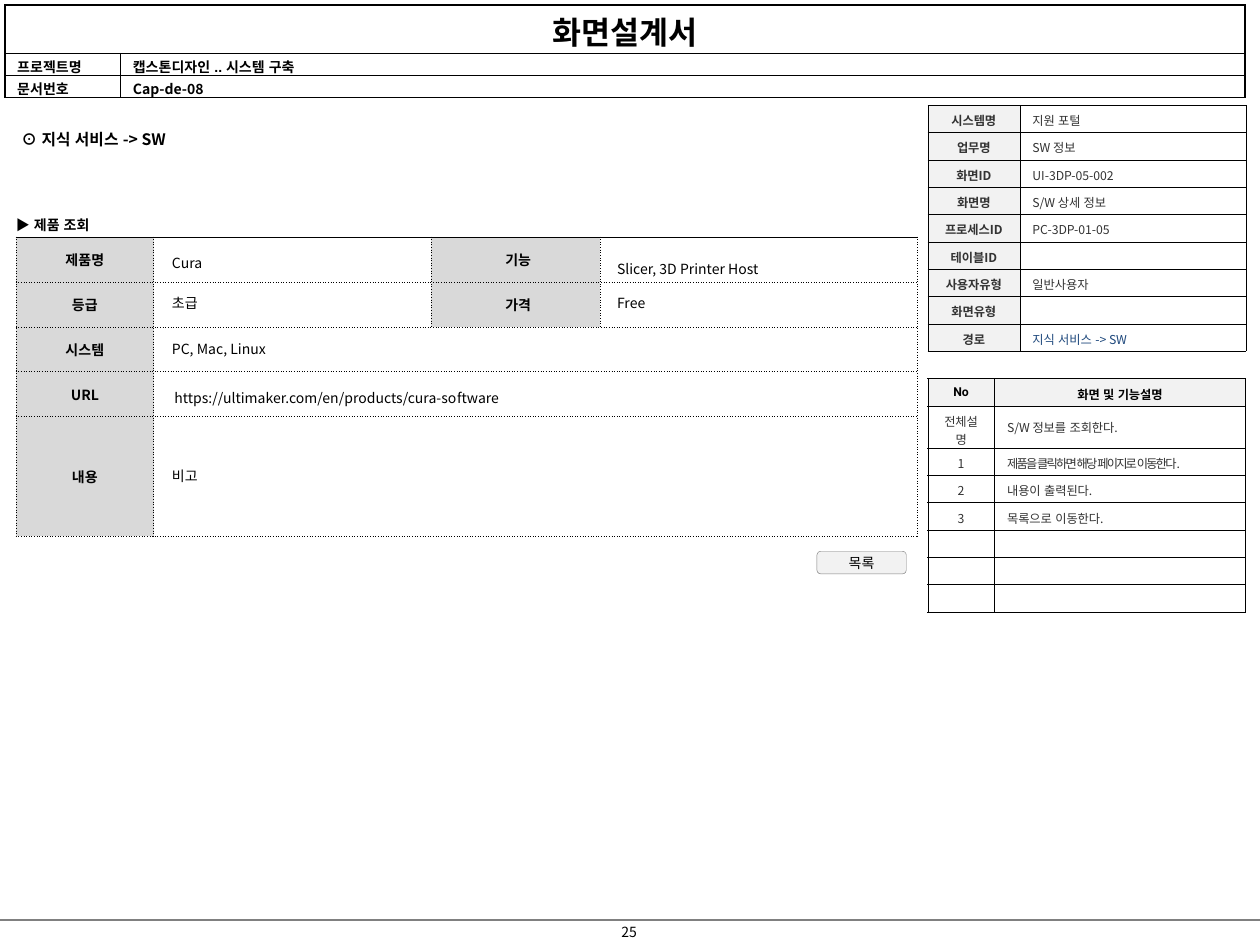
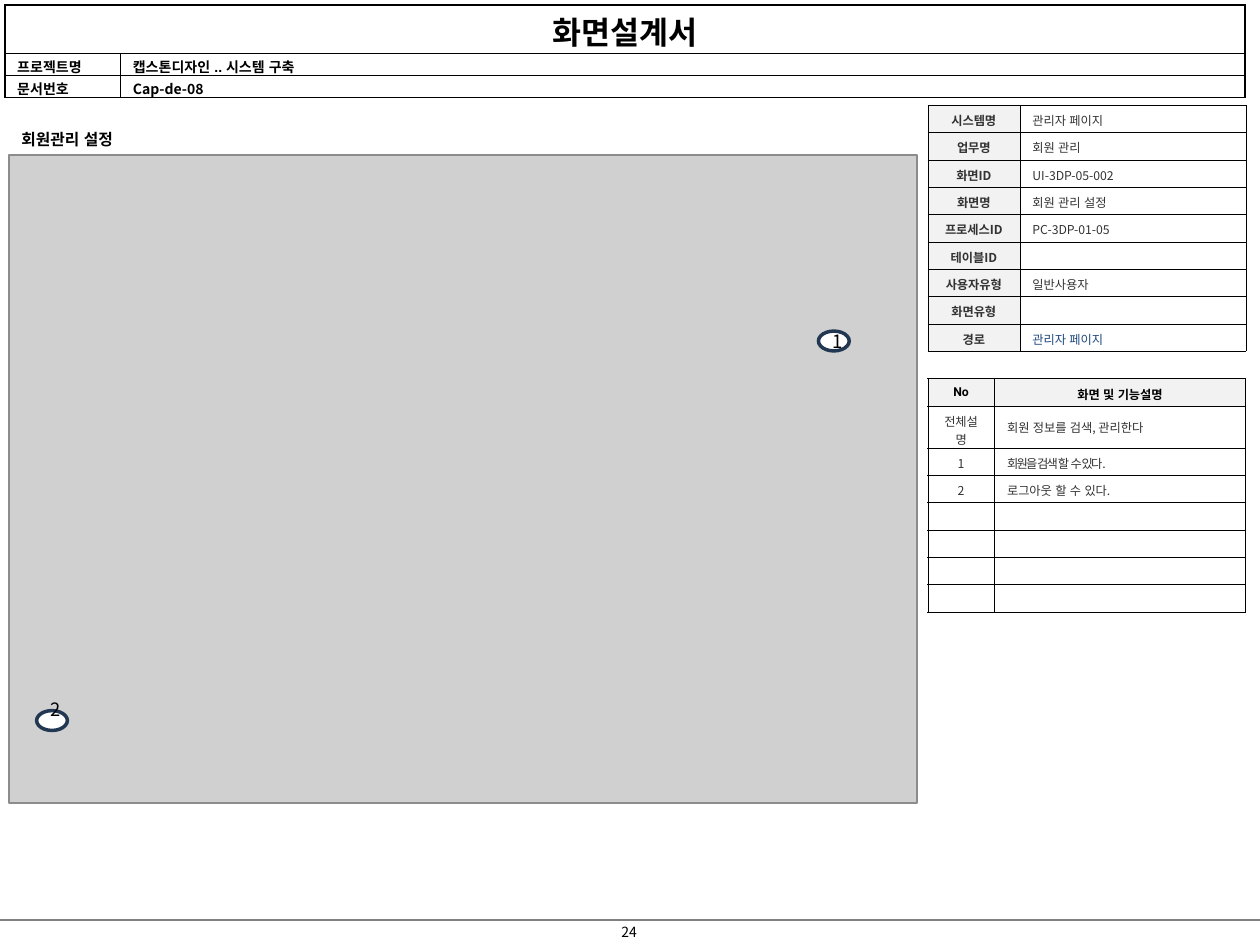
Before and after one commit to jiyong706/debug, a slide deck: slide 24 of debug 산출물/화면 설계서/2024_05_22화면설계서-V0.1.2.pptx (slide 25 before the commit). Drawn at 1260x945 pixels with LibreOffice and Linux fonts; fonts in the diff are those of the drawing; grey boxes stand for pictures. Boxes give left, top, right and bottom in pixels: in the first picture for what was removed or moved away, otherwise in the second. Text is boxed around its words. In the diff, an @@ line names an element or a change of style, - is before the commit and + after.

```diff
--- a/debug 산출물/화면 설계서/2024_05_22화면설계서-V0.1.2.pptx
+++ b/debug 산출물/화면 설계서/2024_05_22화면설계서-V0.1.2.pptx
@@ table at (927,106,1246,352) @@
-row 1, column 2: 지원 포털
+row 1, column 2: 관리자 페이지
-row 2, column 2: SW 정보
+row 2, column 2: 회원 관리
-row 4, column 2: S/W 상세 정보
+row 4, column 2: 회원 관리 설정
-row 9, column 2: 지식 서비스 -> SW
+row 9, column 2: 관리자 페이지
@@ text at (21,131,113,147): text changed @@
-⊙ 지식 서비스 -> SW
+회원관리 설정
@@ picture added at (9,155,917,803) @@
@@ table removed at (16,237,917,536), 5 rows, 4 columns @@
-제품명 |  | 기능 | 
-등급 |  | 가격 | 
-시스템 |  |  | 
-URL |  |  | 
-내용 |  |  | 
@@ text removed at (34,218,90,232) @@
-▶ 제품 조회
@@ text removed at (172,257,202,268) @@
-Cura
@@ text removed at (617,263,758,277) @@
-Slicer, 3D Printer Host
@@ text removed at (172,296,198,309) @@
-초급
@@ text removed at (617,297,645,308) @@
-Free
@@ text removed at (172,343,266,357) @@
-PC, Mac, Linux
@@ ellipse added at (819,331,849,352), fill #FFFFFF, outline #233953 2 pt, 10.5 pt, text #000000 @@
+1
@@ table at (927,379,1245,612) @@
-row 2: 전체설명 | S/W 정보를 조회한다.
-row 3: 1 | 제품을 클릭하면 해당 페이지로 이동한다.
-row 4: 2 | 내용이 출력된다.
-row 5: 3 | 목록으로 이동한다.
+row 2: 전체설명 | 회원 정보를 검색, 관리한다
+row 3: 1 | 회원을 검색 할 수 있다.
+row 4: 2 | 로그아웃 할 수 있다.
+row 8:  | 
@@ text removed at (174,391,499,407) @@
-https://ultimaker.com/en/products/cura-software
@@ text removed at (172,469,198,482) @@
-비고
@@ rounded rectangle removed at (816,552,906,575) @@
-목록
@@ ellipse added at (37,711,67,731), fill #FFFFFF, outline #233953 2 pt, 10.5 pt, text #000000 @@
+2
@@ page number at (621,926,637,937): text changed @@
-25
+24
```
Also in this commit, not shown: 16 other slides changed, 2 slides added, 2 slides removed.
